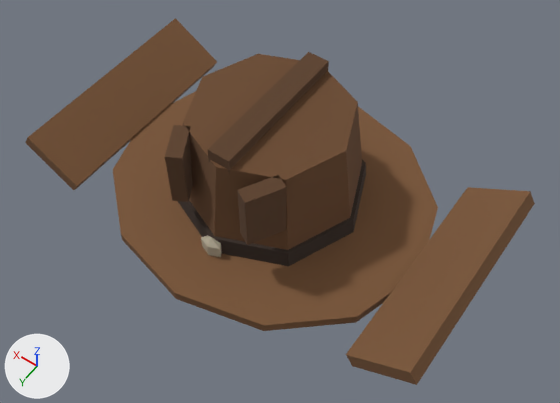
Before and after pictures for a commit that changed the glTF model assets/models/hat_rancher.glb.
The view is the same before and after, from a camera (50 mm lens) standing at (-0.387, 0.524, 0.821) and looking at (-0.035, 0.031, 0.047). The axes (+X, +Y, +Z) are drawn at lower left. The lights are the same throughout. The picture after the commit comes second. Vertices at exactly the same position are counted once.

The scene before the commit, as lines of its bpy script (objects in view):
```python
me_hat = bpy.data.meshes.new('Hat')
me_hat.from_pydata(...)  # 110 vertices, 184 faces; spans x -0.299..0.299, y -0.199..0.199, z -0.004..0.175
me_hat.materials.append(mat_mat_flat_lit)
ob_hat = bpy.data.objects.new('Hat', me_hat)
ob_hat.location = (0.0, 0.0, 0.0)
```
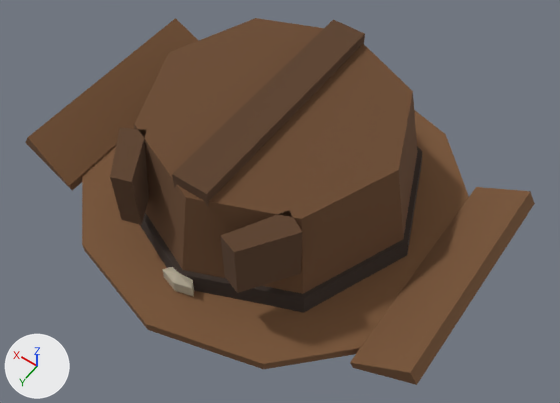
Patch to the scene script:
```diff
--- a/assets/models/hat_rancher.glb.py
+++ b/assets/models/hat_rancher.glb.py
@@ me_hat @@
 # used by ob_hat; location = (0.0, 0.0, 0.0)
-me_hat.from_pydata(...)  # 110 vertices, 184 faces; spans x -0.299..0.299, y -0.199..0.199, z -0.004..0.175
+me_hat.from_pydata(...)  # 110 vertices, 184 faces; spans x -0.299..0.299, y -0.26..0.251, z -0.004..0.175
+# me_hat part 1: the loose piece of 8 vertices spanning x -0.015..0.015, y -0.1..0.1, z 0.145..0.175 is scaled about its middle by (1.6, 1.6, 1), then moved by (0.0, -0.01, 0.0)
+# me_hat part 2: the loose piece of 12 vertices spanning x -0.015..0.015, y 0.119..0.135, z 0.012..0.048 is scaled about its middle by (1.57, 1.16, 1), then moved by (0.0, 0.063, 0.0)
+# me_hat part 3: 82 of 110 vertices moved; they spanned x -0.225..0.225, y -0.199..0.199, z -0.004..0.16 and now span x -0.266..0.266, y -0.26..0.251, z -0.004..0.16; mean shift (0.0, 0.004, 0.0); largest move (0.0, -0.128, 0.015) -> (0.0, -0.21, 0.015)
 me_hat.materials.append(mat_mat_flat_lit)
```

Where the change shows, as pixel boxes (x1, y1, x2, y2) in the pictures (560 x 403 px; the box of a moved part takes in the faces that stretch with it):
part 1 of me_hat, moved or reshaped
    before: (208, 52, 329, 175)
    after: (172, 20, 365, 207)
part 2 of me_hat, moved or reshaped
    before: (201, 235, 222, 257)
    after: (162, 267, 194, 297)
part 3 of me_hat, moved or reshaped
    before: (38, 23, 507, 381)
    after: (38, 18, 507, 381)
